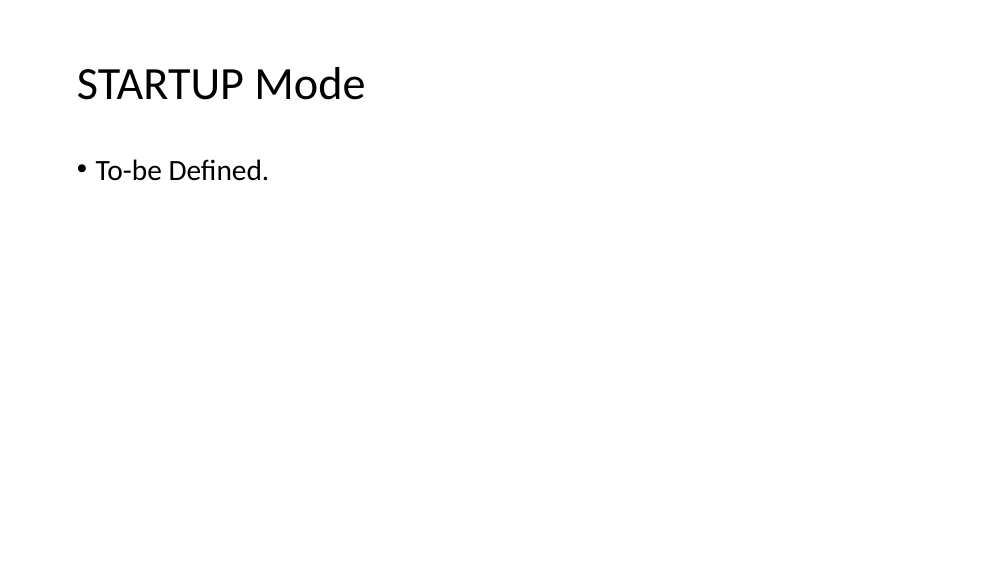
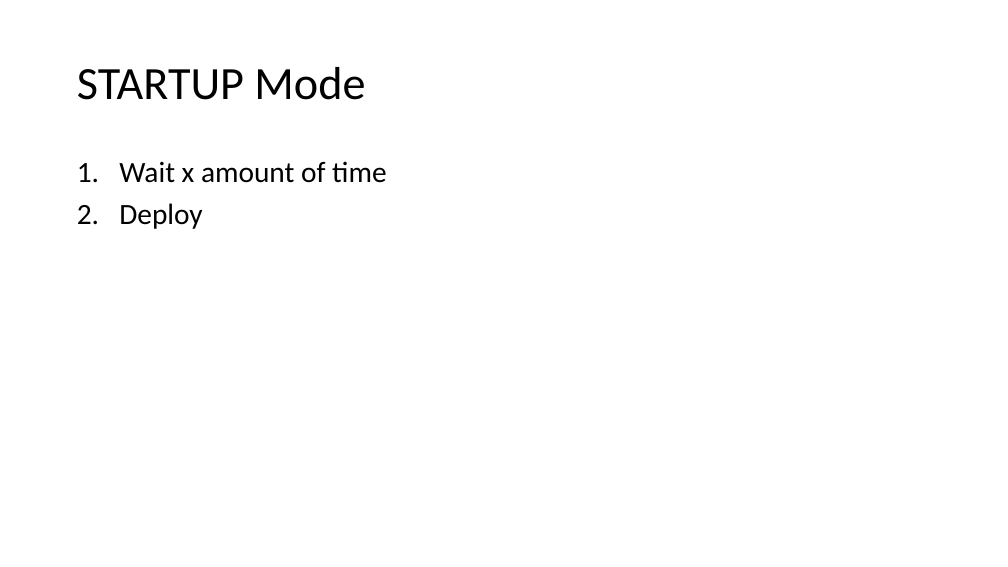
Before and after one commit to erichtang/mainboard, a slide deck: slide 22 of software/foras-promineo/Foras Promineo Software Primer.pptx. Drawn at 1008x567 pixels with LibreOffice and Linux fonts; fonts in the diff are those of the drawing. Boxes give left, top, right and bottom in pixels: in the first picture for what was removed or moved away, otherwise in the second. Text is boxed around its words. In the diff, an @@ line names an element or a change of style, - is before the commit and + after.

```diff
--- a/software/foras-promineo/Foras Promineo Software Primer.pptx
+++ b/software/foras-promineo/Foras Promineo Software Primer.pptx
@@ text at [119,161,386,229]: text changed @@
-• To-be Defined.
+1. Wait x amount of time
+2. Deploy
```
Also in this commit, not shown: 3 other slides changed, 19 other files.
